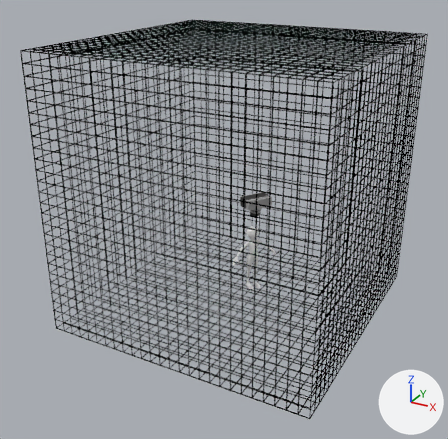
Renders of the Blender file EegorEditor/ProjectTemplates/Background.blend from each side of a commit.
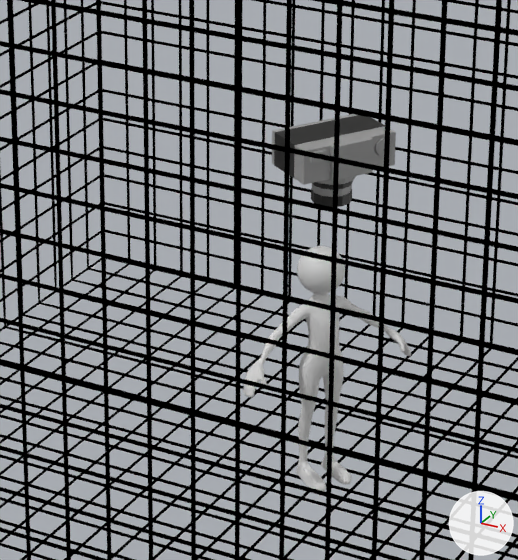
Each version appears first whole from a 50 mm camera at (3.06, -4.62, 3.55) aimed at (-0.08, 1.09, 0.7), and next in a close-up on the part from 38% to 68% of the width and 37% to 70% of the height. The axes (+X, +Y, +Z) are drawn at lower right. The lights are the same throughout.
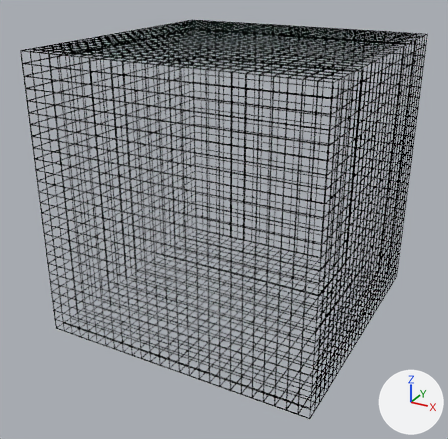
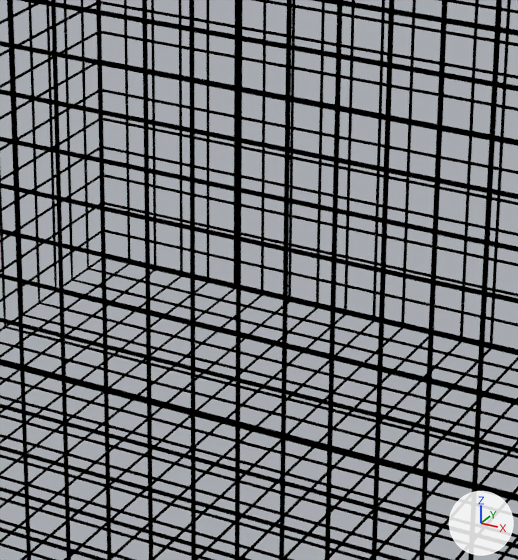
Changed parts and their boxes (x1, y1, x2, y2) in the close-ups (518 x 560 px):
'Cylinder.003', hidden: before (243, 246, 411, 491)
'Cylinder', hidden: before (272, 114, 396, 207)

The change in detail:
Object 'Cylinder' (ob_cylinder) moves from (0.001, 1.806, 0.597) to (0.043, 1.767, 0.314).
Object 'Cylinder' (ob_cylinder) turns from (180, 0, 58) to (90, 0, 58) degrees about x, y and z.
Object 'Cylinder' (ob_cylinder) is now hidden.
Object 'Cylinder.003' (ob_cylinder_003) moves from (0.0, 1.721, -0.465) to (0.0, 1.779, -0.465).
Object 'Cylinder.003' (ob_cylinder_003) is now hidden.
